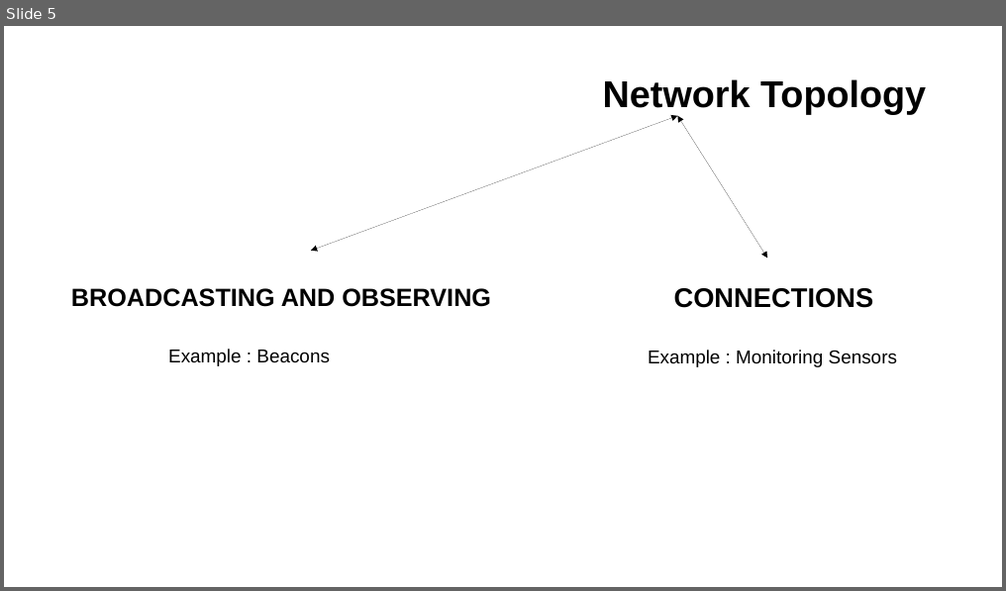
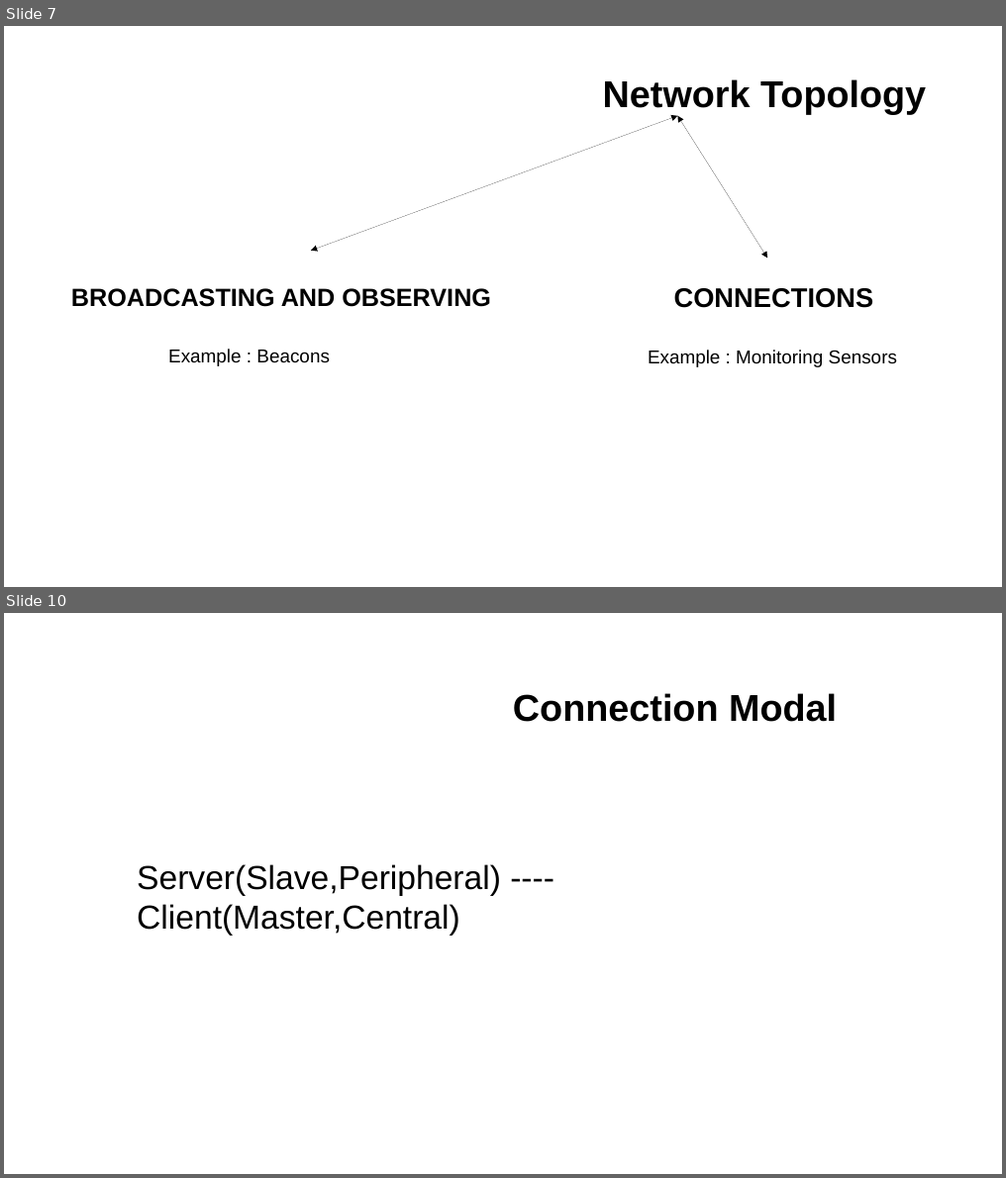
Before and after one commit to tuttyfrutyee/2019_staj, a slide deck: finalSunum/finalSunumKuartis.odp. Shown one above the other, each under a label of ours: slide 5 before the commit, slides 7 and 10 after it; the slides between them are not shown. The pictures are 1006x591 and 1006x1178 pixels, drawn with LibreOffice and Linux fonts; fonts in the diff are those of the drawing; background and template pictures are left out. Boxes give left, top, right and bottom in pixels: in the first picture for what was removed or moved away, otherwise in the second. Text is boxed around its words. In the diff, an @@ line names an element or a change of style, - is before the commit and + after.

```diff
--- a/finalSunum/finalSunumKuartis.odp
+++ b/finalSunum/finalSunumKuartis.odp
@@ slide 10 added at [4, 613, 1002, 1174], background #FFFFFF @@
@@ text added at [513, 693, 837, 722], 36 pt, text #000000, bold @@
+Connection Modal
@@ text added at [137, 864, 501, 936], 32 pt, text #000000 @@
+Server(Slave,Peripheral) ---- Client(Master,Central)
@@ what was slide 5 is now slide 7 @@
```
Also in this commit, not shown: 1 slide changed, 20 other slides added.
